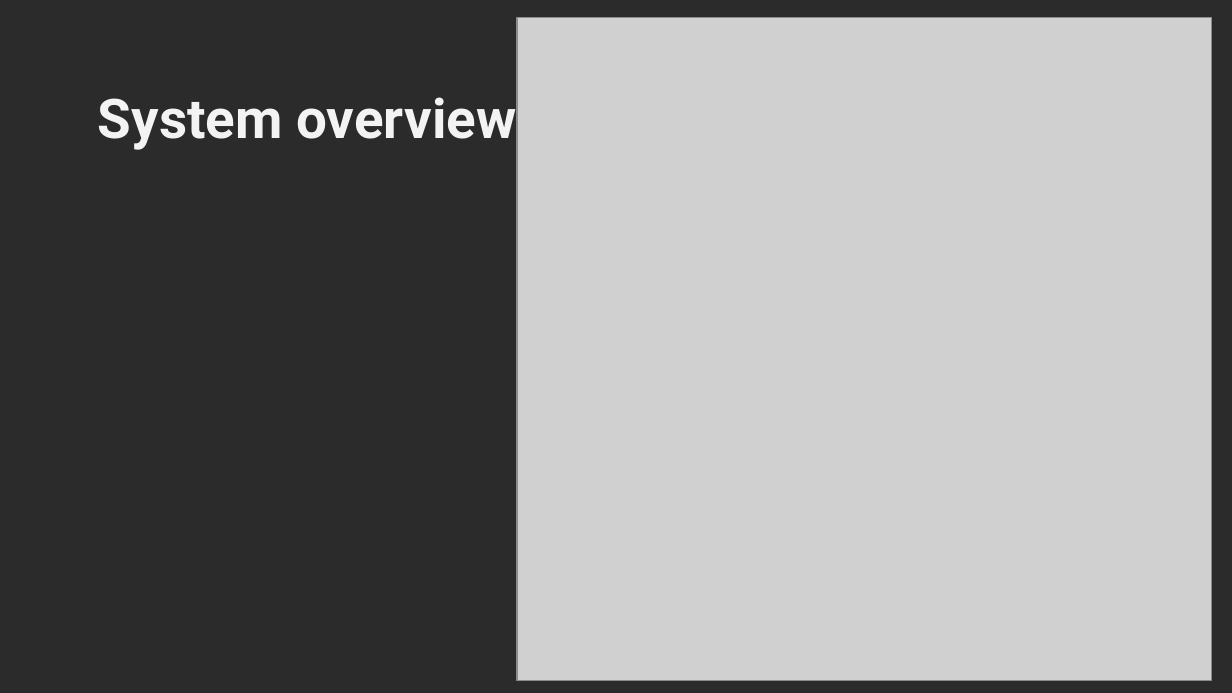
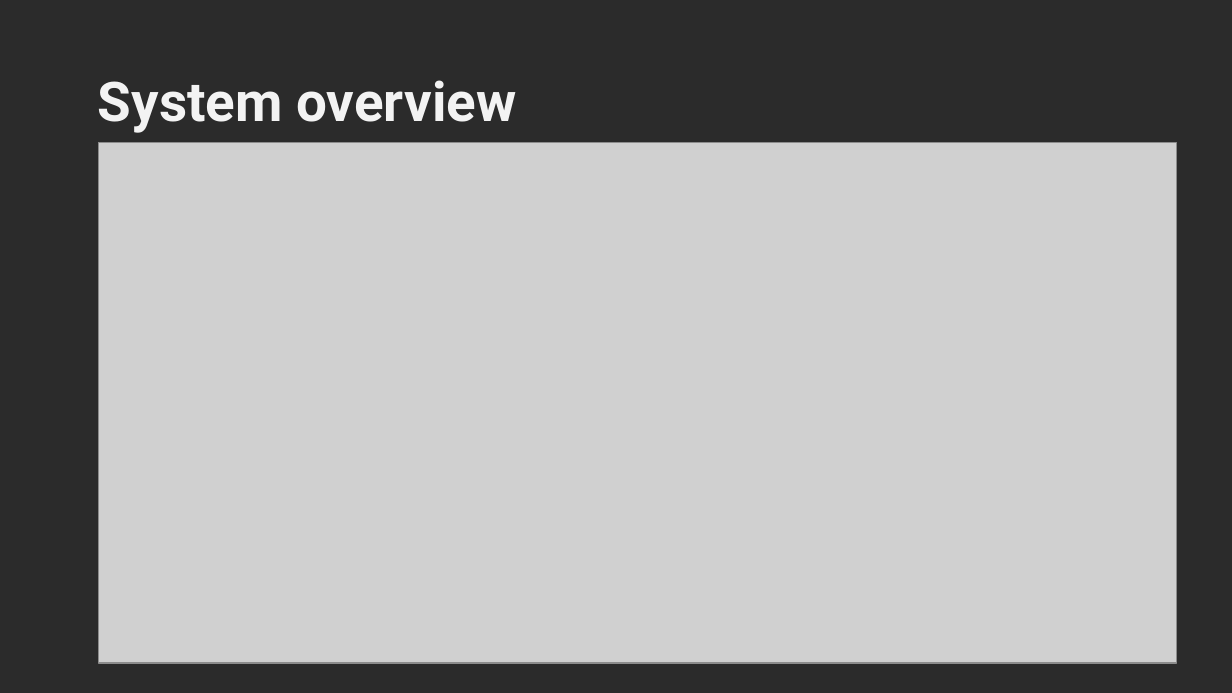
Before and after one commit to YoussifAssem/Genatac, a slide deck: slide 8 of E-Genetics/presentations/new presentation.pptx. Drawn at 1232x693 pixels with LibreOffice and Linux fonts; fonts in the diff are those of the drawing; grey boxes stand for pictures; background and template pictures are left out; a plain dark background stands for a picture behind light text. Boxes give left, top, right and bottom in pixels: in the first picture for what was removed or moved away, otherwise in the second. Text is boxed around its words. In the diff, an @@ line names an element or a change of style, - is before the commit and + after.

```diff
--- a/E-Genetics/presentations/new presentation.pptx
+++ b/E-Genetics/presentations/new presentation.pptx
@@ text "System overview": place and size @@
-text "System overview" at [98,97,516,150]
+text "System overview" at [98,80,516,133]
@@ picture: place and size @@
-picture at [517,17,1212,680]
+picture at [99,143,1177,663]
```
Also in this commit, not shown: 5 other slides changed.
